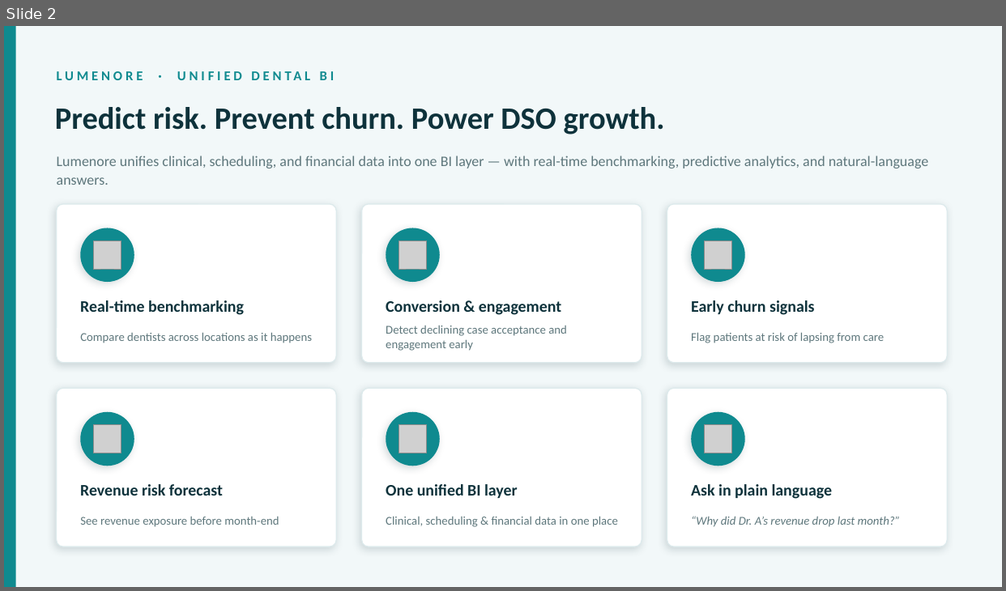
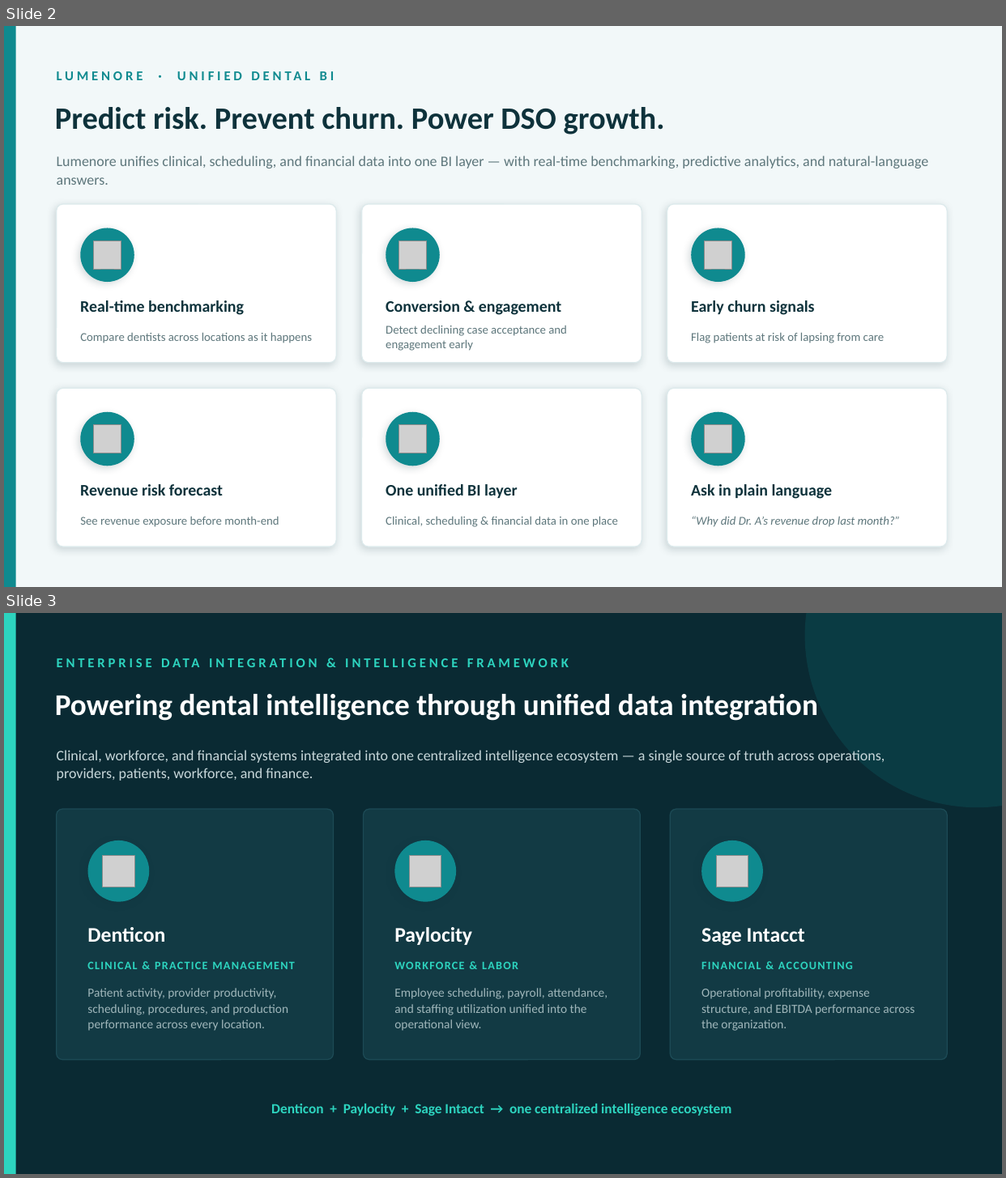
Before and after one commit to Aankitgupta/my-test-work, a slide deck: presentations/dental-intelligence-pitch.pptx. Shown one above the other, each under a label of ours: slide 2 before the commit, slides 2 and 3 after it. The pictures are 1006x591 and 1006x1178 pixels, drawn with LibreOffice and Linux fonts; fonts in the diff are those of the drawing; grey boxes stand for pictures. Boxes give left, top, right and bottom in pixels: in the first picture for what was removed or moved away, otherwise in the second. Text is boxed around its words. In the diff, an @@ line names an element or a change of style, - is before the commit and + after.

```diff
--- a/presentations/dental-intelligence-pitch.pptx
+++ b/presentations/dental-intelligence-pitch.pptx
@@ slide 3 added at (x1=4, y1=613, x2=1002, y2=1174), background #0A2A33 @@
@@ rectangle added at (x1=4, y1=613, x2=16, y2=1174), fill #2DD4BF @@
@@ ellipse added at (x1=805, y1=613, x2=1002, y2=807), fill #0F8A8F at 18% opacity @@
@@ text added at (x1=57, y1=650, x2=880, y2=675), 13 pt, text #2DD4BF, bold @@
+ENTERPRISE DATA INTEGRATION & INTELLIGENCE FRAMEWORK
@@ text added at (x1=55, y1=694, x2=818, y2=721), 29 pt, text #FFFFFF, bold @@
+Powering dental intelligence through unified data integration
@@ text added at (x1=57, y1=750, x2=885, y2=781), 14 pt, text #C7D7DA @@
+Clinical, workforce, and financial systems integrated into one centralized intelligence ecosystem — a single source of truth across operations, providers, patients, workforce, and finance.
@@ rounded rectangle added at (x1=57, y1=809, x2=334, y2=1060), fill #123A44, outline #1C4A55 1 pt @@
@@ rounded rectangle added at (x1=364, y1=809, x2=641, y2=1060), fill #123A44, outline #1C4A55 1 pt @@
@@ rounded rectangle added at (x1=671, y1=809, x2=948, y2=1060), fill #123A44, outline #1C4A55 1 pt @@
@@ ellipse added at (x1=88, y1=841, x2=149, y2=902), fill #0F8A8F @@
@@ picture added at (x1=103, y1=855, x2=135, y2=888) @@
@@ ellipse added at (x1=394, y1=841, x2=456, y2=902), fill #0F8A8F @@
@@ picture added at (x1=410, y1=855, x2=442, y2=888) @@
@@ ellipse added at (x1=701, y1=841, x2=763, y2=902), fill #0F8A8F @@
@@ picture added at (x1=717, y1=855, x2=749, y2=888) @@
@@ text added at (x1=87, y1=927, x2=165, y2=942), 20 pt, text #FFFFFF, bold @@
+Denticon
@@ text added at (x1=394, y1=927, x2=472, y2=945), 20 pt, text #FFFFFF, bold @@
+Paylocity
@@ text added at (x1=701, y1=928, x2=805, y2=946), 20 pt, text #FFFFFF, bold @@
+Sage Intacct
@@ text added at (x1=87, y1=962, x2=295, y2=969), 11 pt, text #2DD4BF, bold @@
+CLINICAL & PRACTICE MANAGEMENT
@@ text added at (x1=394, y1=962, x2=518, y2=969), 11 pt, text #2DD4BF, bold @@
+WORKFORCE & LABOR
@@ text added at (x1=701, y1=962, x2=853, y2=969), 11 pt, text #2DD4BF, bold @@
+FINANCIAL & ACCOUNTING
@@ text added at (x1=87, y1=988, x2=288, y2=1031), 12 pt, text #9FB6BA @@
+Patient activity, provider productivity, scheduling, procedures, and production performance across every location.
@@ text added at (x1=394, y1=988, x2=607, y2=1031), 12 pt, text #9FB6BA @@
+Employee scheduling, payroll, attendance, and staffing utilization unified into the operational view.
@@ text added at (x1=701, y1=988, x2=914, y2=1031), 12 pt, text #9FB6BA @@
+Operational profitability, expense structure, and EBITDA performance across the organization.
@@ text added at (x1=271, y1=1104, x2=731, y2=1116), 13.5 pt, text #2DD4BF, bold @@
+Denticon + Paylocity + Sage Intacct → one centralized intelligence ecosystem
```
Also in this commit, not shown: 1 other slide added, 1 other file.
